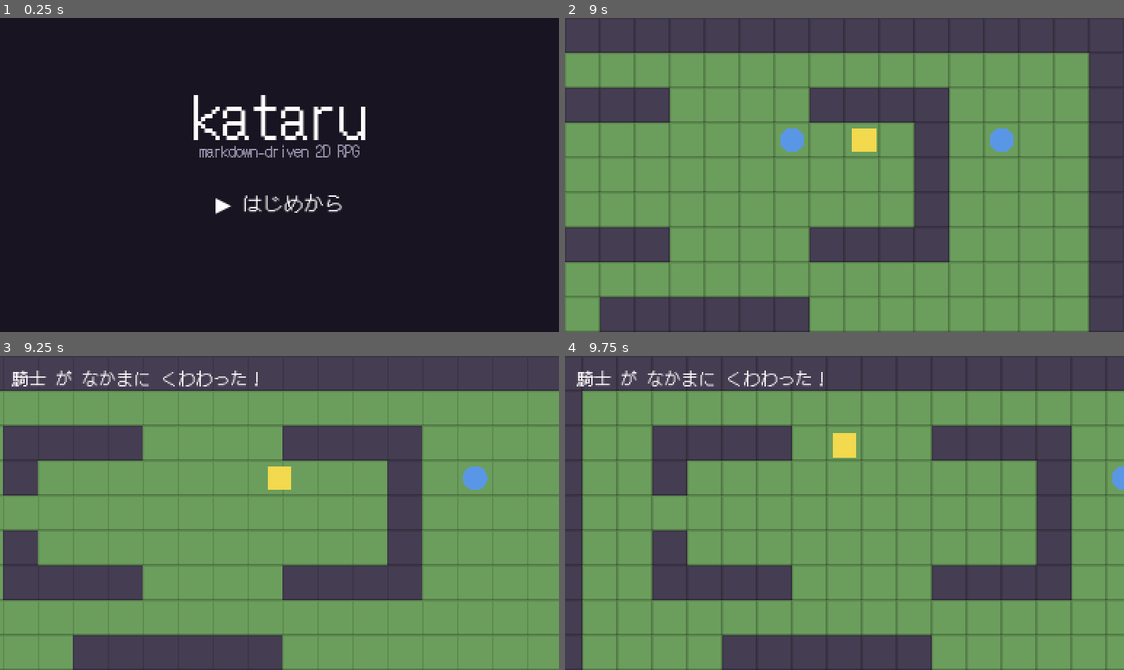
Above: before the commit, frames 1-4 (two rows, left to right).
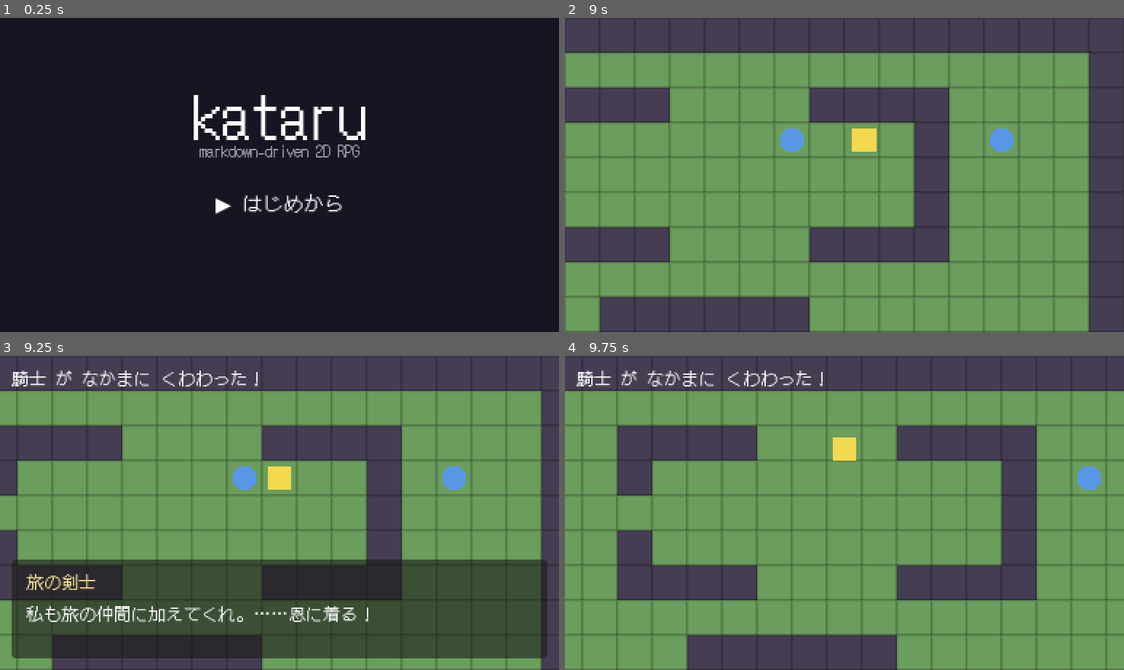
Above: after the commit, the same moments.

Repository: dobachi/kataru
Game: Godot game, scene res://src/game/Title.tscn
The game is run twice, just before and just after one commit, with the same random seed, the same clock (stepped at 60 frames per second) and the same inputs.
Inputs:
- Up to frame 1 (0.25 s): no input
- Up to frame 2 (9 s): tap Enter (ui_accept) at 0.5, 1.52, 1.55, 1.82, 2, 3.02, 3.05, 3.32, 3.5, 4.52, 4.55, 4.82, 5, 6.02, 6.05, 6.32, 7.52, 7.55, 7.82 s; hold Right (ui_right) 0.53-1.28 s; hold Enter (ui_accept) 0.53-1.28 s; hold Down (ui_down) 1.28-2.03 s; tap I every 1.5 s from 1.35 to 8.85 s; hold Right (ui_right) 2.03-2.78 s; hold Enter (ui_accept) 2.03-2.78 s; hold Up (ui_up) 2.78-3.53 s; hold Enter (ui_accept) 3.53-4.28 s; hold Left (ui_left) 3.53-5.03 s; hold Down (ui_down) 5.03-5.78 s; hold Enter (ui_accept) 5.03-5.78 s; hold Right (ui_right) 5.78-6.53 s; hold Up (ui_up) 6.53-7.28 s; hold Enter (ui_accept) 6.53-7.28 s; hold Right (ui_right) 7.28-8.03 s; hold Down (ui_down) 8.03-8.78 s; hold Enter (ui_accept) 8.03-8.78 s; hold Left (ui_left) from 8.78 s (still down)
- Up to frame 3 (9.25 s): keep holding Left (ui_left); tap Enter (ui_accept) at 9.02, 9.05 s
- Up to frame 4 (9.75 s): tap Enter (ui_accept) at 9.32 s; release Left (ui_left) at 9.53 s; hold Up (ui_up) from 9.53 s (still down); hold Enter (ui_accept) from 9.53 s (still down)

Frames 1-2 are identical in both runs. In frame 3, 39% of the frame differs, in the area x 0-100%, y 11-100%; in frame 4, 17%.

Commit message:
S5: メッセージ送り演出（1文字ずつ表示）
- DialogueBox/BattleScreen の本文を visible_characters でタイプライタ表示
- 表示途中の決定で全文表示、表示済みで次へ（古風JRPG風の手触り）
- 既定フォント(DotGothic16)導入に伴いLabelの個別font_size指定を整理
- 会話の送り/全文表示/次行・戦闘ログ送りをヘッドレスで検証(PASS)

関連: #44

Diff:
--- a/src/core/battle_screen.gd
+++ b/src/core/battle_screen.gd
@@ -20,6 +20,10 @@
 var _edef := 0
 var _eexp := 0
 var _ename := ""
+
+const REVEAL_CPS := 40.0
+var _revealing := false
+var _reveal := 0.0
 
 var _menu_items := ["たたかう", "にげる"]
 var _sel := 0
@@ -62,6 +66,27 @@
 
 	visible = false
 
+func _process(delta: float) -> void:
+	if not active or not _revealing:
+		return
+	_reveal += delta * REVEAL_CPS
+	var total := _msg.get_total_character_count()
+	if int(_reveal) >= total:
+		_msg.visible_characters = -1
+		_revealing = false
+	else:
+		_msg.visible_characters = int(_reveal)
+
+func _set_msg(text: String) -> void:
+	_msg.text = text
+	_msg.visible_characters = 0
+	_reveal = 0.0
+	_revealing = true
+
+func _reveal_all_msg() -> void:
+	_msg.visible_characters = -1
+	_revealing = false
+
 func start(stats: Dictionary, enemy: Dictionary) -> void:
 	_php = int(stats.get("hp", 1))
 	_pmax = int(stats.get("max_hp", _php))
@@ -95,7 +120,10 @@
 	_after = after
 	mode = "message"
 	_menu.text = ""
-	_msg.text = str(_queue[0]) if not _queue.is_empty() else ""
+	if _queue.is_empty():
+		_msg.text = ""
+	else:
+		_set_msg(str(_queue[0]))
 
 # --- 入力（Main から呼ばれる） ---
 
@@ -129,9 +157,12 @@
 		_show_messages(msgs, "enemy")
 
 func _advance_message() -> void:
+	if _revealing:
+		_reveal_all_msg()
+		return
 	_queue.pop_front()
 	if not _queue.is_empty():
-		_msg.text = str(_queue[0])
+		_set_msg(str(_queue[0]))
 		return
 	_resolve_after()
 
@@ -139,6 +170,8 @@
 	match _after:
 		"command":
 			mode = "command"
+			_revealing = false
+			_msg.visible_characters = -1
 			_msg.text = "どうする？"
 			_render_menu()
 		"enemy":
--- a/src/core/dialogue_box.gd
+++ b/src/core/dialogue_box.gd
@@ -1,11 +1,13 @@
 class_name DialogueBox
 extends CanvasLayer
 ## 画面下部の会話ウィンドウ。
-## 会話: lines を順に表示 → choices があれば選択 → 選んだ応答(lines) を表示 → 終了。
+## 本文は1文字ずつ送る（タイプライタ）。表示途中に決定で全文表示、表示済みで決定すると次へ。
 ## モード: "lines"（本文送り） / "choices"（選択） / "response"（選択後の応答送り）
 
 signal finished
 signal choice_selected(choice: Dictionary)
+
+const REVEAL_CPS := 40.0          # 1秒あたりの表示文字数
 
 var active := false
 var mode := "lines"
@@ -15,6 +17,8 @@
 var _resp: Array = []
 var _index := 0
 var _sel := 0
+var _revealing := false
+var _reveal := 0.0
 var _name_label: Label
 var _body_label: Label
 
@@ -30,7 +34,6 @@
 
 	_name_label = Label.new()
 	_name_label.position = Vector2(10, 6)
-	_name_label.add_theme_font_size_override("font_size", 12)
 	_name_label.modulate = Color(1.0, 0.92, 0.6)
 	panel.add_child(_name_label)
 
@@ -41,10 +44,20 @@
 	_body_label.offset_right = -10
 	_body_label.offset_bottom = -8
 	_body_label.autowrap_mode = TextServer.AUTOWRAP_WORD_SMART
-	_body_label.add_theme_font_size_override("font_size", 12)
 	panel.add_child(_body_label)
 
 	visible = false
+
+func _process(delta: float) -> void:
+	if not active or not _revealing:
+		return
+	_reveal += delta * REVEAL_CPS
+	var total := _body_label.get_total_character_count()
+	if int(_reveal) >= total:
+		_body_label.visible_characters = -1
+		_revealing = false
+	else:
+		_body_label.visible_characters = int(_reveal)
 
 func start(speaker: String, lines: Array, choices: Array = []) -> void:
 	if lines.is_empty() and choices.is_empty():
@@ -61,22 +74,25 @@
 		_enter_choices_or_finish()
 	else:
 		mode = "lines"
-		_body_label.text = str(_lines[0])
+		_set_line(str(_lines[0]))
 
-## 本文/応答の送り（ui_accept）
+## 本文の送り（ui_accept）
 func advance() -> void:
 	if not active:
+		return
+	if _revealing:
+		_reveal_all()
 		return
 	if mode == "lines":
 		_index += 1
 		if _index < _lines.size():
-			_body_label.text = str(_lines[_index])
+			_set_line(str(_lines[_index]))
 		else:
 			_enter_choices_or_finish()
 	elif mode == "response":
 		_index += 1
 		if _index < _resp.size():
-			_body_label.text = str(_resp[_index])
+			_set_line(str(_resp[_index]))
 		else:
 			_finish()
 
@@ -99,7 +115,17 @@
 		_finish()
 	else:
 		mode = "response"
-		_body_label.text = str(_resp[0])
+		_set_line(str(_resp[0]))
+
+func _set_line(text: String) -> void:
+	_body_label.text = text
+	_body_label.visible_characters = 0
+	_reveal = 0.0
+	_revealing = true
+
+func _reveal_all() -> void:
+	_body_label.visible_characters = -1
+	_revealing = false
 
 func _enter_choices_or_finish() -> void:
 	if _choices.is_empty():
@@ -110,6 +136,8 @@
 		_render_choices()
 
 func _render_choices() -> void:
+	_revealing = false
+	_body_label.visible_characters = -1
 	var t := ""
 	for i in _choices.size():
 		t += ("▶ " if i == _sel else "   ") + str(_choices[i].get("label", ""))
@@ -121,4 +149,5 @@
 	active = false
 	visible = false
 	mode = "lines"
+	_revealing = false
 	finished.emit()
